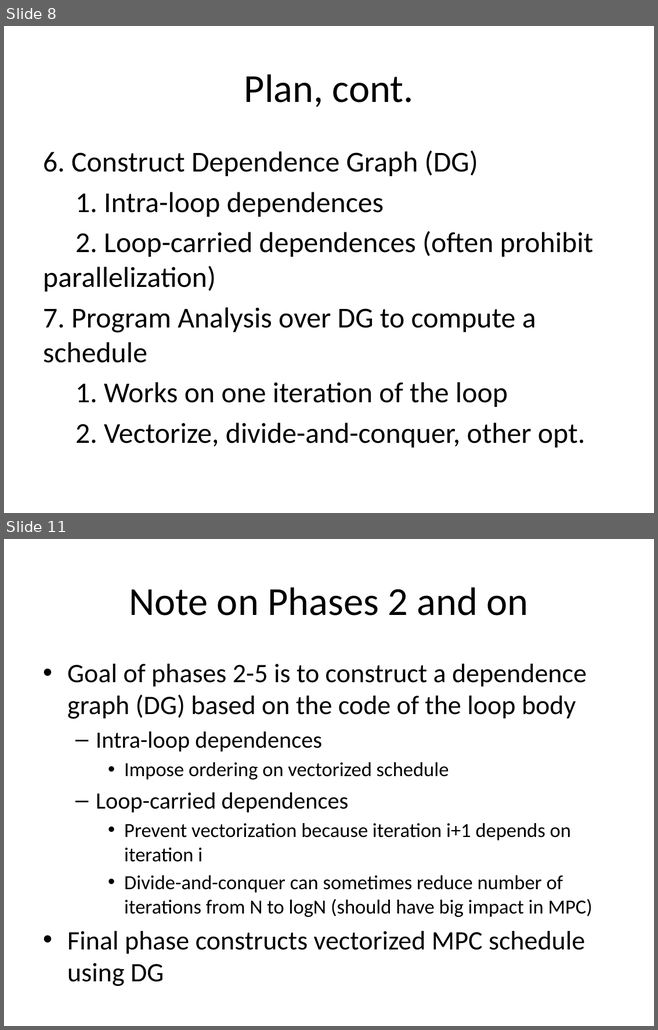
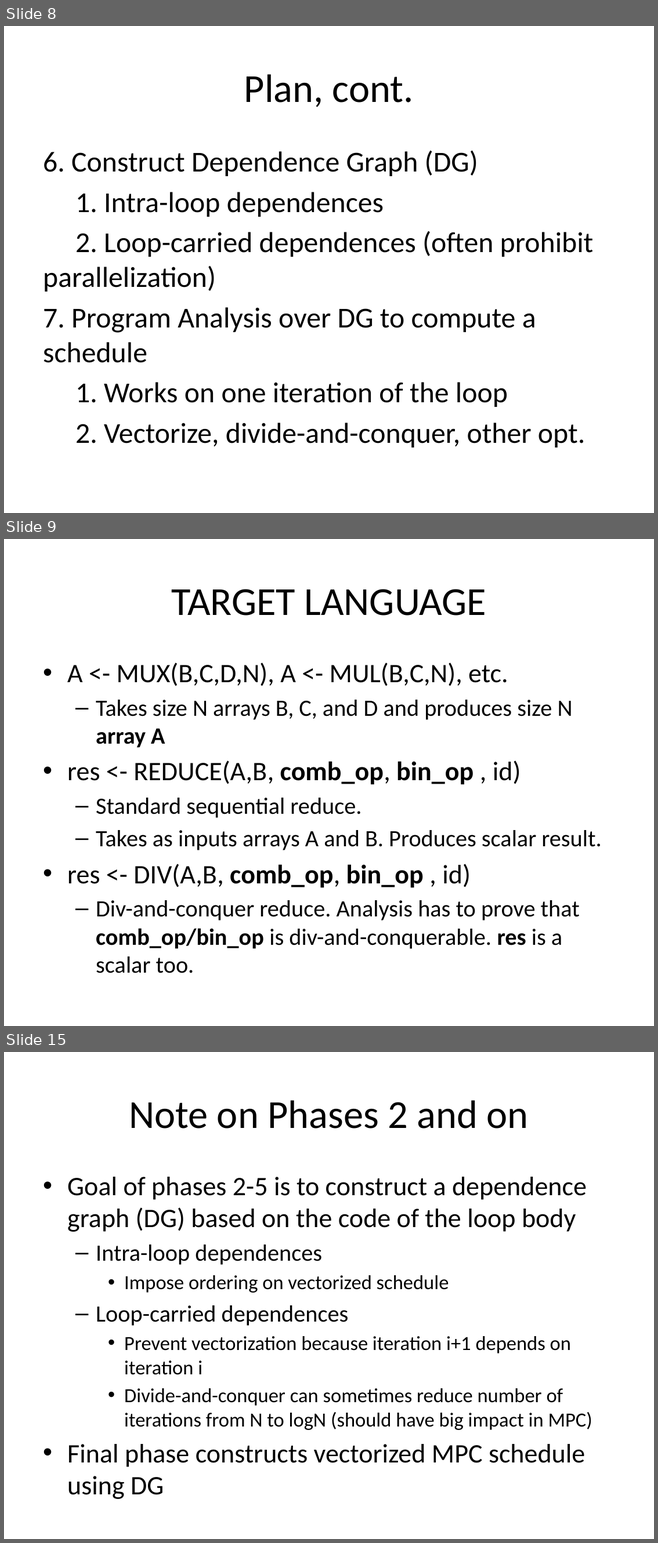
Before and after one commit to milana2/ParallelizationForMPC, a slide deck: MPC_Compiler_Misc_Notes.pptx. Shown one above the other, each under a label of ours: slides 8 and 11 before the commit, slides 8, 9 and 15 after it; the slides between them are not shown. The pictures are 658x1030 and 658x1543 pixels, drawn with LibreOffice and Linux fonts; fonts in the diff are those of the drawing. Boxes give left, top, right and bottom in pixels: in the first picture for what was removed or moved away, otherwise in the second. Text is boxed around its words. In the diff, an @@ line names an element or a change of style, - is before the commit and + after.

Commit message:
Made edits to slides. Work in Progress: Target langauge slides.

```diff
--- a/MPC_Compiler_Misc_Notes.pptx
+++ b/MPC_Compiler_Misc_Notes.pptx
@@ slide 9 added at bbox=[4, 539, 654, 1026], background #FFFFFF @@
@@ title added at bbox=[171, 589, 486, 616], 44 pt, text #000000 @@
+TARGET LANGUAGE
@@ text added at bbox=[67, 663, 601, 973], 25.9 pt, text #000000 @@
+• A <- MUX(B,C,D,N), A <- MUL(B,C,N), etc.
+  – Takes size N arrays B, C, and D and produces size N array A
+• res <- REDUCE(A,B, comb_op, bin_op , id)
+  – Standard sequential reduce.
+  – Takes as inputs arrays A and B. Produces scalar result.
+• res <- DIV(A,B, comb_op, bin_op , id)
+  – Div-and-conquer reduce. Analysis has to prove that comb_op/bin_op is div-and-conquerable. res is a scalar too.
@@ what was slide 11 is now slide 15 @@
```
Also in this commit, not shown: 6 slides changed, 6 other slides added.
